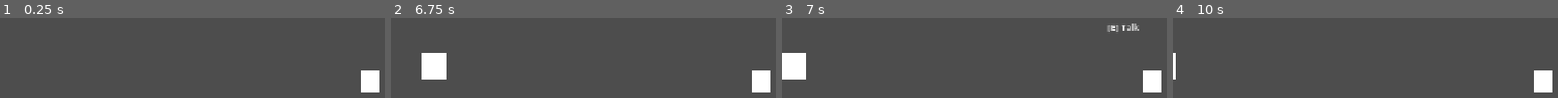
Above: before the commit, frames 1-4 (left to right).
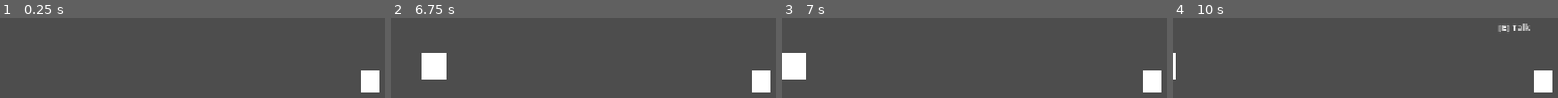
Above: after the commit, the same moments.

Repository: PhoenixMiele/a-dogs-life
Game: Godot game, scene res://scenes/creek/Creek2.tscn
Same seed, same stepped clock (60 frames per second), same inputs: the game is played once before the commit and once after it. The project has no main scene, so this scene is started directly.
Inputs:
- Up to frame 1 (0.25 s): no input
- Up to frame 2 (6.75 s): tap Enter at 0.5 s; hold E (investigate) 0.53-1.28 s; hold D (move_right) 0.53-2.03 s; tap Shift (run) every 1.5 s from 1.35 to 5.85 s; hold E (investigate) 2.03-2.78 s; hold A (move_left) 2.03-4.28 s; hold E (investigate) 3.53-4.28 s; hold D (move_right) from 4.28 s (still down); hold E (investigate) 5.03-5.78 s; hold E (investigate) from 6.53 s (still down)
- Up to frame 3 (7 s): keep holding D (move_right); keep holding E (investigate)
- Up to frame 4 (10 s): release E (investigate) at 7.28 s; tap Shift (run) at 7.35, 8.85 s; tap Space at 8, 9.5 s; release D (move_right) at 8.03 s; hold E (investigate) 8.03-8.78 s; hold A (move_left) 8.03-9.53 s; tap Enter at 8.75 s; hold D (move_right) from 9.53 s (still down); hold E (investigate) from 9.53 s (still down)

Frames 1-2 are identical in both runs. In frame 3, 0.4% of the frame differs, in the area x 84-93%, y 6-18%; in frame 4, 0.4%.

Commit message:
#37 NPC Ambient Movement & Interaction

Diff:
--- a/Game/scenes/creek/Creek2.tscn
+++ b/Game/scenes/creek/Creek2.tscn
@@ -6,9 +6,11 @@
 [ext_resource type="PackedScene" uid="uid://d1rv5conkcwxj" path="res://scenes/section/SectionTransition.tscn" id="3_yhi80"]
 [ext_resource type="PackedScene" uid="uid://c4ii7u2rnvh4v" path="res://scenes/event/EventTrigger.tscn" id="4_sy16b"]
 [ext_resource type="PackedScene" uid="uid://dndog3mr7u0oy" path="res://scenes/dialogue/ConversationInteractor.tscn" id="6_cqldm"]
+[ext_resource type="Script" uid="uid://8xhyljvgch07" path="res://scripts/npc/npc.gd" id="6_fykx1"]
 [ext_resource type="Script" uid="uid://coe7bfg3fydd0" path="res://scripts/dialogue/conversation_data.gd" id="7_jsghw"]
 [ext_resource type="Resource" uid="uid://kbahpfa0facq" path="res://dialogue/test/TestConversation_001.tres" id="8_4q5uy"]
 [ext_resource type="Resource" uid="uid://bfehpy7djbktk" path="res://dialogue/test/TestConversation_002.tres" id="9_4q5uy"]
+[ext_resource type="Script" uid="uid://70lh2fl1yckl" path="res://scripts/npc/npc_ambient_movement.gd" id="10_xbtla"]
 
 [node name="Creek2" type="Node2D" unique_id=1300093653]
 script = ExtResource("1_df82v")
@@ -34,18 +36,22 @@
 offset_right = 153.0
 offset_bottom = -1.0
 
-[node name="ConversationInteractorTest" parent="." unique_id=1984171020 node_paths=PackedStringArray("participant_node") instance=ExtResource("6_cqldm")]
-position = Vector2(700, 0)
+[node name="TestNPC" type="Node2D" parent="." unique_id=250100285]
+position = Vector2(700, 1)
+script = ExtResource("6_fykx1")
+
+[node name="ConversationInteractorTest" parent="TestNPC" unique_id=1984171020 node_paths=PackedStringArray("participant_node") instance=ExtResource("6_cqldm")]
+position = Vector2(-3, -2)
 conversation_id = &"Creek2_Dialogue_001"
 conversations = Array[ExtResource("7_jsghw")]([ExtResource("8_4q5uy"), ExtResource("9_4q5uy")])
-participant_node = NodePath("../TestNPC")
+participant_node = NodePath("..")
 participant_display_names = Dictionary[StringName, String]({
 &"dog": "Dog",
 &"npc": "Vole"
 })
 
-[node name="TestNPC" type="Node2D" parent="." unique_id=250100285]
-position = Vector2(709, -1)
+[node name="AmbientMovement" type="Node" parent="TestNPC" unique_id=1256015092]
+script = ExtResource("10_xbtla")
 
 [connection signal="triggered" from="EventTriggerTEST" to="." method="_on_event_trigger_test_triggered"]
-[connection signal="conversation_completed" from="ConversationInteractorTest" to="." method="_on_conversation_interactor_test_conversation_completed"]
+[connection signal="conversation_completed" from="TestNPC/ConversationInteractorTest" to="." method="_on_conversation_interactor_test_conversation_completed"]
--- a/Game/scripts/dialogue/conversation_interactor.gd
+++ b/Game/scripts/dialogue/conversation_interactor.gd
@@ -1,6 +1,8 @@
 extends Area2D
 
+signal conversation_started(conversation_index: int)
 signal conversation_completed(conversation_index: int)
+
 @export var conversation_id: StringName
 @export var conversations: Array[ConversationData] = []
 @onready var conversation: Node = $Conversation
@@ -58,6 +60,8 @@
 
 	var conversation_data: ConversationData = conversations[current_conversation_index]
 
+	conversation_started.emit(current_conversation_index)
+
 	conversation.start(
 		conversation_data,
 		{
--- /dev/null
+++ b/Game/scripts/npc/npc.gd
@@ -0,0 +1,20 @@
+extends Node2D
+class_name NPC
+
+@onready var ambient_movement: NPCAmbientMovement = $AmbientMovement
+@onready var conversation_interactor: Node = $ConversationInteractorTest
+
+func _ready() -> void:
+	conversation_interactor.conversation_started.connect(_on_conversation_started)
+	conversation_interactor.conversation_completed.connect(_on_conversation_completed)
+
+func _on_conversation_started(conversation_index: int) -> void:
+	var conversation_data: ConversationData = (
+		conversation_interactor.conversations[conversation_index]
+	)
+
+	if conversation_data.presentation_mode == ConversationData.PresentationMode.FOCUSED:
+		ambient_movement.set_paused(true)
+
+func _on_conversation_completed(_conversation_index: int) -> void:
+	ambient_movement.set_paused(false)
--- /dev/null
+++ b/Game/scripts/npc/npc_ambient_movement.gd
@@ -0,0 +1,52 @@
+extends Node
+class_name NPCAmbientMovement
+
+@onready var npc: Node2D = get_parent()
+@export var movement_range: float = 100.0
+@export var movement_speed: float = 40.0
+@export var min_idle_time: float = 4.0
+@export var max_idle_time: float = 8.0
+
+var anchor_position: Vector2
+var target_x: float
+var is_moving: bool = false
+var idle_timer: float = 0.0
+var paused: bool = false
+
+func _ready() -> void:
+	anchor_position = npc.position
+	idle_timer = randf_range(min_idle_time, max_idle_time)
+
+func _process(delta: float) -> void:
+	if paused:
+		return
+	if is_moving:
+		npc.position.x = move_toward(
+			npc.position.x,
+			target_x,
+			movement_speed * delta
+		)
+
+		if is_equal_approx(npc.position.x, target_x):
+			is_moving = false
+			idle_timer = randf_range(min_idle_time, max_idle_time)
+		return
+
+	idle_timer -= delta
+
+	if idle_timer <= 0.0:
+		_choose_new_target()
+
+func _choose_new_target() -> void:
+	target_x = randf_range(
+		anchor_position.x - movement_range,
+		anchor_position.x + movement_range
+	)
+	is_moving = true
+
+func set_paused(value: bool) -> void:
+	paused = value
+
+	if not paused:
+		idle_timer = randf_range(min_idle_time, max_idle_time)
+		is_moving = false
Not shown, added: Game/scripts/npc/npc.gd.uid
Not shown, added: Game/scripts/npc/npc_ambient_movement.gd.uid
